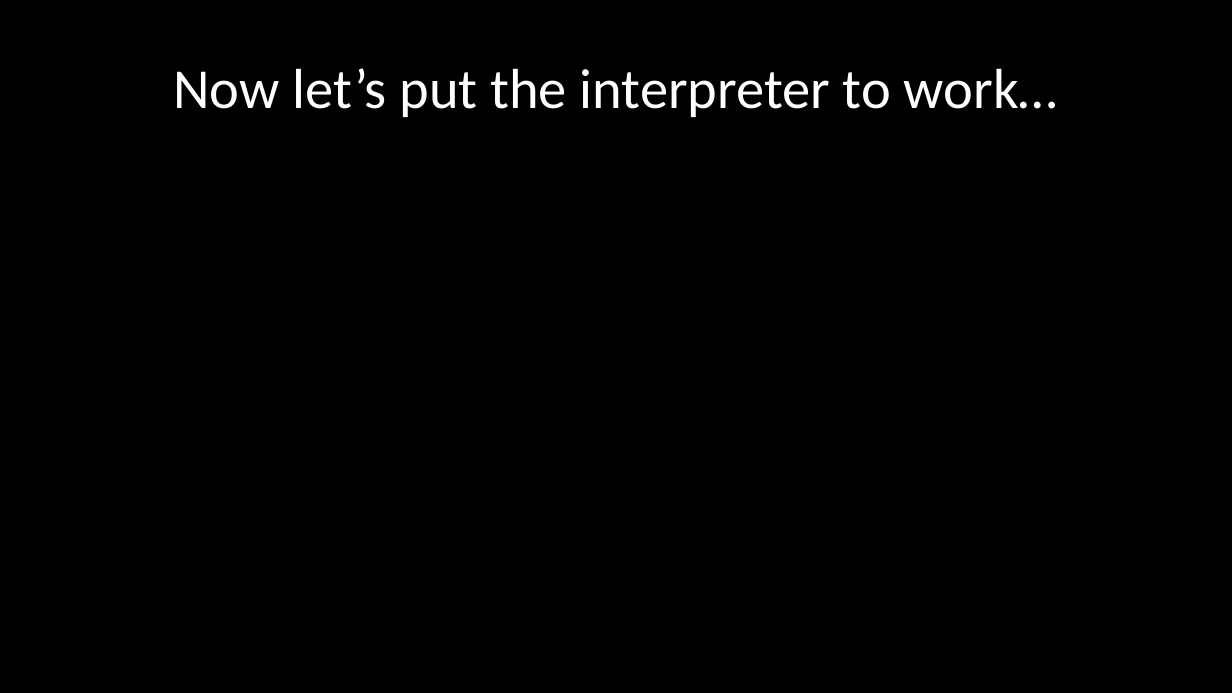
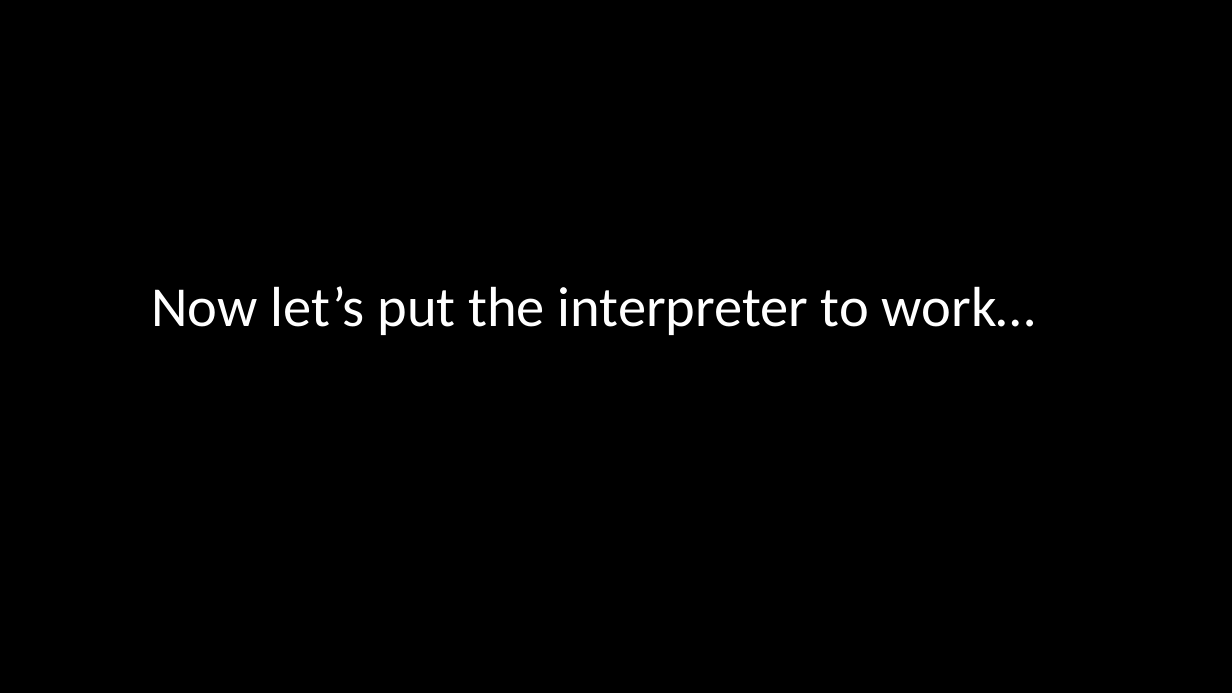
Before and after one commit to josephmhango/research-methods, a slide deck: slide 28 of lectures/Rlang/1- intro and syntax basics/syntax basics.pptx. Drawn at 1232x693 pixels with LibreOffice and Linux fonts; fonts in the diff are those of the drawing; background and template pictures are left out. Boxes give left, top, right and bottom in pixels: in the first picture for what was removed or moved away, otherwise in the second. Text is boxed around its words. In the diff, an @@ line names an element or a change of style, - is before the commit and + after.

```diff
--- a/lectures/Rlang/1- intro and syntax basics/syntax basics.pptx
+++ b/lectures/Rlang/1- intro and syntax basics/syntax basics.pptx
@@ title "Now let’s put the interpreter ...": place and size @@
-title "Now let’s put the interpreter ..." at (173,68,1058,117)
+title "Now let’s put the interpreter ..." at (151,286,1036,335)
```
Also in this commit, not shown: 5 other slides changed, 1 slide added, 1 slide removed, 4 other files.
